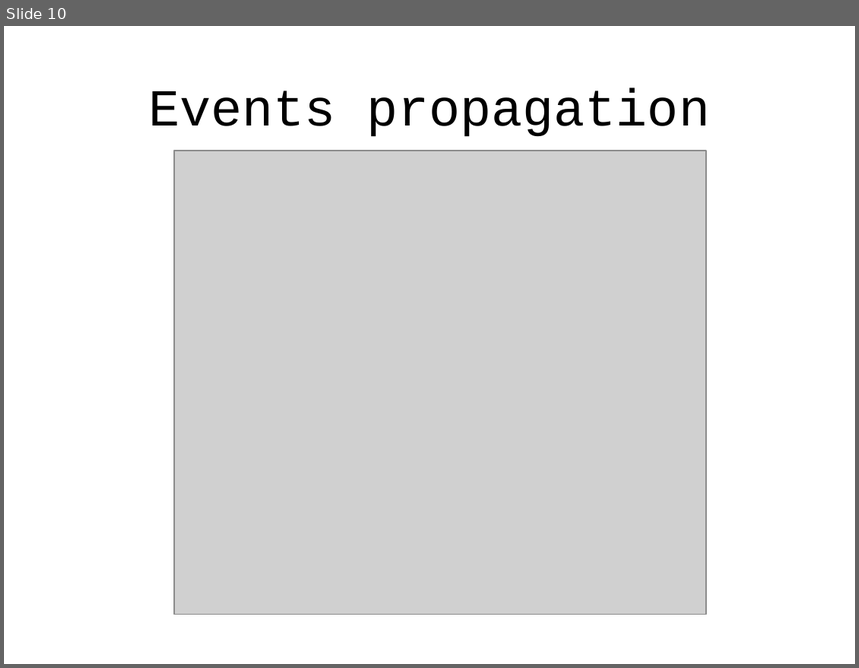
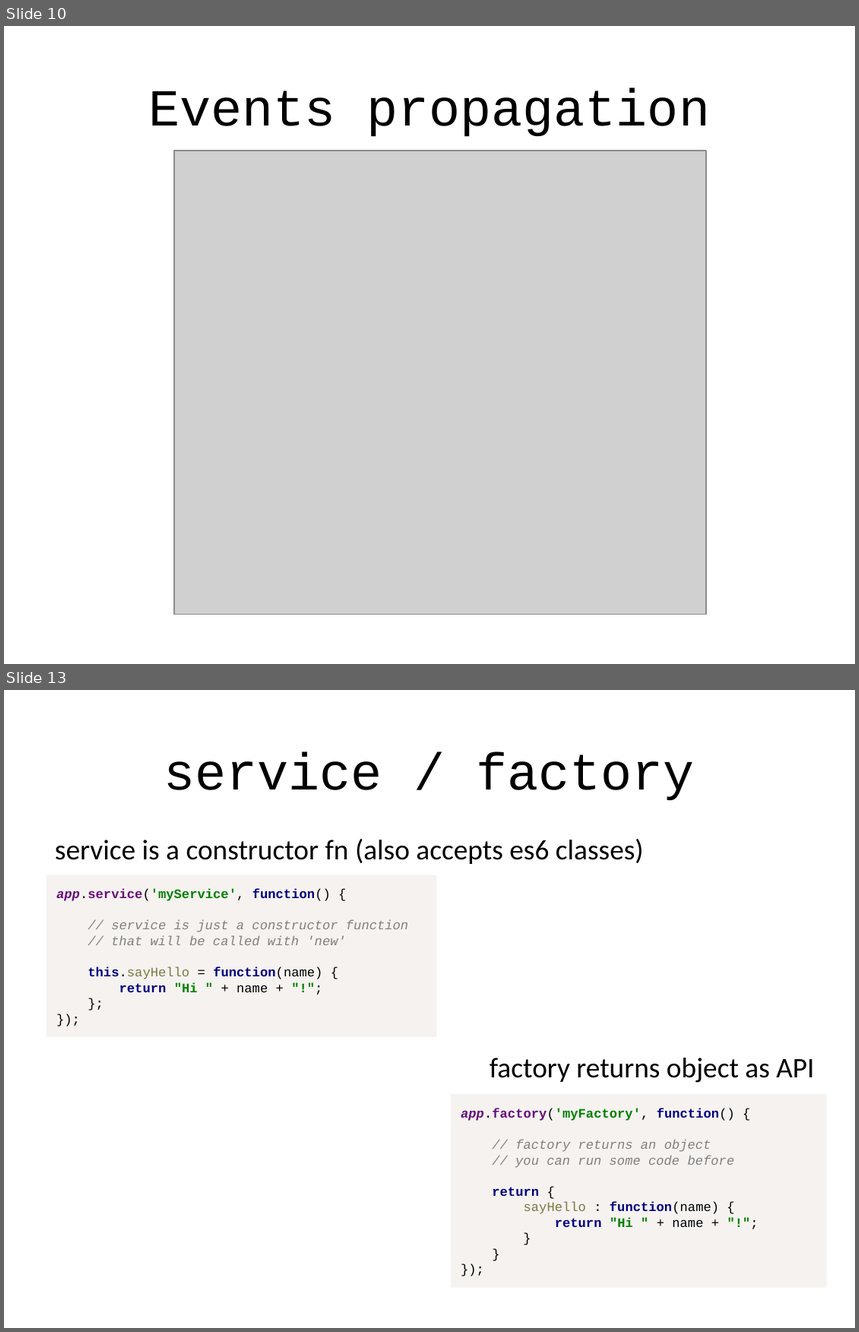
Before and after one commit to alexeymatveevp/angularjs-course, a slide deck: docs/02_ng_basics_followup.pptx. Shown one above the other, each under a label of ours: slide 10 before the commit, slides 10 and 13 after it; the slides between them are not shown. The pictures are 859x668 and 859x1332 pixels, drawn with LibreOffice and Linux fonts; fonts in the diff are those of the drawing; grey boxes stand for pictures. Boxes give left, top, right and bottom in pixels: in the first picture for what was removed or moved away, otherwise in the second. Text is boxed around its words. In the diff, an @@ line names an element or a change of style, - is before the commit and + after.

```diff
--- a/docs/02_ng_basics_followup.pptx
+++ b/docs/02_ng_basics_followup.pptx
@@ slide 13 added at (x1=4, y1=690, x2=855, y2=1328), background #FFFFFF @@
@@ title added at (x1=164, y1=752, x2=694, y2=801), 44 pt, text #000000 @@
+service / factory
@@ text added at (x1=55, y1=839, x2=644, y2=864), 24 pt, text #000000 @@
+service is a constructor fn (also accepts es6 classes)
@@ rectangle added at (x1=47, y1=875, x2=436, y2=1037), fill #F5F2F0, 11 pt, text #808080 @@
+app.service('myService', function() {
+// service is just a constructor function
+// that will be called with 'new'
+this.sayHello = function(name) {
+return "Hi " + name + "!";
+};
+});
@@ text added at (x1=490, y1=1058, x2=814, y2=1083), 24 pt, text #000000 @@
+factory returns object as API
@@ rectangle added at (x1=451, y1=1094, x2=827, y2=1287), fill #F5F2F0, 11 pt, text #808080 @@
+app.factory('myFactory', function() {
+// factory returns an object
+// you can run some code before
+return {
+sayHello : function(name) {
+return "Hi " + name + "!";
+}
+}
+});
```
Also in this commit, not shown: 3 slides changed, 4 other slides added, 11 slides removed, 9 other files.
